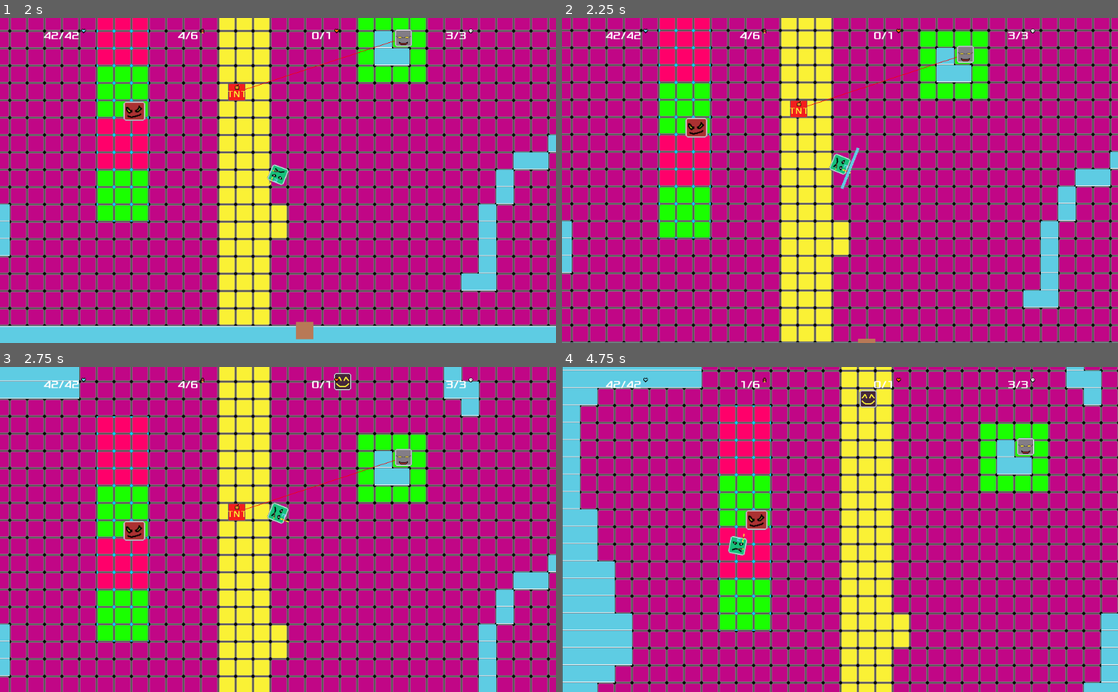
Above: before the commit, frames 1-4 (two rows, left to right).
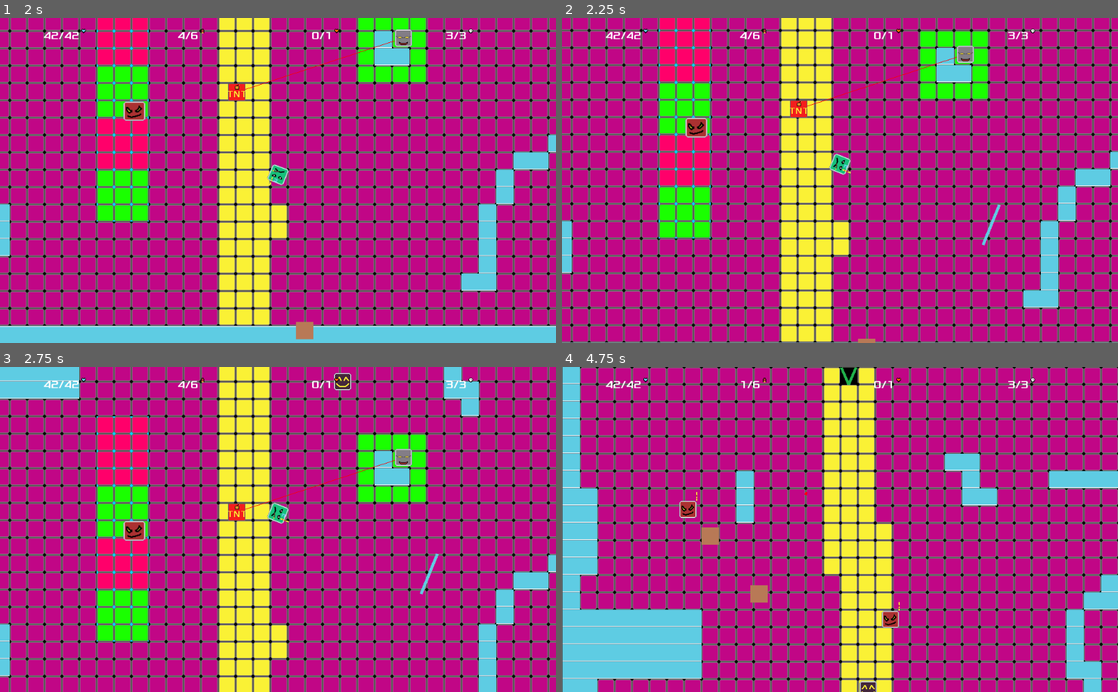
Above: after the commit, the same moments.

Repository: valent20000/gamejam1
Game: Godot game, scene res://TitleScreen.tscn
Two runs of this game, one before a commit and one after it. Both use one fixed random seed, a clock stepped at 60 frames per second and the inputs below.
Inputs (mouse positions are in pixels of both pictures, inside the frame that each line leads up to):
- Up to frame 1 (2 s): click (278, 213) at 0.5 s; move the mouse to (250, 245) at 1.27 s; press the mouse at (250, 245) at 1.28 s; hold Up (ui_up) from 1.28 s (still down)
- Up to frame 2 (2.25 s): keep holding Up (ui_up); move the mouse to (1006, 229) at 2.02 s; release the mouse at (1006, 229) at 2.03 s; right-click (1006, 229) at 2.1 s
- Up to frame 3 (2.75 s): keep holding Up (ui_up)
- Up to frame 4 (4.75 s): move the mouse to (673, 480) at 2.77 s; release Up (ui_up) at 2.78 s; press the mouse at (673, 480) at 2.78 s; hold Left (ui_left) 2.78-4.28 s; move the mouse to (867, 529) at 3.52 s; release the mouse at (867, 529) at 3.53 s; right-click (867, 529) at 3.6 s; move the mouse to (756, 448) at 4.27 s; press the mouse at (756, 448) at 4.28 s; hold Down (ui_down) from 4.28 s (still down)

Frame 1 is identical in both runs. In frame 2, 0.2% of the frame differs, in the area x 50-79%, y 39-71%; in frame 3, less than 0.1%; in frame 4, 45%, in the area x 0-100%, y 0-100%.

Commit message:
Brute smash

Diff:
--- a/squaretaker/Brute/Brute.gd
+++ b/squaretaker/Brute/Brute.gd
@@ -77,7 +77,9 @@
 signal swing
 
 func _on_Hurtbox_body_entered(body: Node) -> void:
+	print("hurtbox")
 	if (body.is_in_group("good")):
+		print("hurt")
 		body.lives -= 2
 		emit_signal("swing")
 		moving = false
--- a/squaretaker/Brute/Brute.tscn
+++ b/squaretaker/Brute/Brute.tscn
@@ -60,7 +60,6 @@
 shape = SubResource( 5 )
 
 [node name="HitCooldown" type="Timer" parent="."]
-wait_time = 0.5
 one_shot = true
 [connection signal="body_entered" from="FOV" to="." method="_on_FOV_body_entered"]
 [connection signal="body_entered" from="Hitbox" to="." method="_on_Hitbox_body_entered"]
--- a/squaretaker/Levels/LevelTemplate/LevelTemplate.tscn
+++ b/squaretaker/Levels/LevelTemplate/LevelTemplate.tscn
@@ -31,8 +31,6 @@
 [ext_resource path="res://assets/new/wall2.png" type="Texture" id=29]
 [ext_resource path="res://assets/new/wall3.png" type="Texture" id=30]
 [ext_resource path="res://assets/new/wall4.png" type="Texture" id=31]
-[ext_resource path="res://assets/ost/Music/TakeCare_Levelbgm.wav" type="AudioStream" id=32]
-
 [ext_resource path="res://Brute/Brute.tscn" type="PackedScene" id=32]
 
 [sub_resource type="ConvexPolygonShape2D" id=1]
@@ -42,35 +40,35 @@
 vertices = PoolVector2Array( 0, 0, 32, 0, 32, 32, 0, 32 )
 polygons = [ PoolIntArray( 0, 1, 2, 3 ) ]
 
+[sub_resource type="NavigationPolygon" id=3]
+vertices = PoolVector2Array( 0, 0, 32, 0, 32, 32, 0, 32 )
+polygons = [ PoolIntArray( 0, 1, 2, 3 ) ]
+
+[sub_resource type="NavigationPolygon" id=4]
+vertices = PoolVector2Array( 0, 0, 32, 0, 32, 32, 0, 32 )
+polygons = [ PoolIntArray( 0, 1, 2, 3 ) ]
+
+[sub_resource type="NavigationPolygon" id=5]
+vertices = PoolVector2Array( 0, 0, 32, 0, 32, 32, 0, 32 )
+polygons = [ PoolIntArray( 0, 1, 2, 3 ) ]
+
+[sub_resource type="NavigationPolygon" id=6]
+vertices = PoolVector2Array( 0, 0, 32, 0, 32, 32, 0, 32 )
+polygons = [ PoolIntArray( 0, 1, 2, 3 ) ]
+
+[sub_resource type="NavigationPolygon" id=7]
+vertices = PoolVector2Array( 0, 0, 32, 0, 32, 32, 0, 32 )
+polygons = [ PoolIntArray( 0, 1, 2, 3 ) ]
+
 [sub_resource type="NavigationPolygon" id=8]
 vertices = PoolVector2Array( 0, 0, 32, 0, 32, 32, 0, 32 )
 polygons = [ PoolIntArray( 0, 1, 2, 3 ) ]
 
-[sub_resource type="NavigationPolygon" id=6]
-vertices = PoolVector2Array( 0, 0, 32, 0, 32, 32, 0, 32 )
-polygons = [ PoolIntArray( 0, 1, 2, 3 ) ]
-
-[sub_resource type="NavigationPolygon" id=7]
-vertices = PoolVector2Array( 0, 0, 32, 0, 32, 32, 0, 32 )
-polygons = [ PoolIntArray( 0, 1, 2, 3 ) ]
-
 [sub_resource type="NavigationPolygon" id=9]
 vertices = PoolVector2Array( 0, 0, 32, 0, 32, 32, 0, 32 )
 polygons = [ PoolIntArray( 0, 1, 2, 3 ) ]
 
-[sub_resource type="NavigationPolygon" id=10]
-vertices = PoolVector2Array( 0, 0, 32, 0, 32, 32, 0, 32 )
-polygons = [ PoolIntArray( 0, 1, 2, 3 ) ]
-
-[sub_resource type="NavigationPolygon" id=11]
-vertices = PoolVector2Array( 0, 0, 32, 0, 32, 32, 0, 32 )
-polygons = [ PoolIntArray( 0, 1, 2, 3 ) ]
-
-[sub_resource type="NavigationPolygon" id=12]
-vertices = PoolVector2Array( 0, 0, 32, 0, 32, 32, 0, 32 )
-polygons = [ PoolIntArray( 0, 1, 2, 3 ) ]
-
-[sub_resource type="TileSet" id=3]
+[sub_resource type="TileSet" id=10]
 0/name = "wall.png 0"
 0/texture = ExtResource( 2 )
 0/tex_offset = Vector2( 0, 0 )
@@ -436,19 +434,17 @@
 [node name="CollisionShape2D" type="CollisionShape2D" parent="StoryEvents/1"]
 
 [node name="Music" type="AudioStreamPlayer" parent="."]
-stream = ExtResource( 32 )
 autoplay = true
-
+[connection signal="path_to_victim" from="." to="EnemyContainer/Brute" method="_on_LevelTemplate_path_to_victim"]
 [connection signal="path_to_victim" from="." to="EnemyContainer/Enemy" method="_on_LevelTemplate_path_to_victim"]
-[connection signal="path_to_victim" from="." to="EnemyContainer/Brute" method="_on_LevelTemplate_path_to_victim"]
 [connection signal="path_to_victim" from="." to="EnemyContainer/Enemy2" method="_on_LevelTemplate_path_to_victim"]
 [connection signal="hit" from="Player" to="Foreground/HUD" method="_on_Player_hit"]
 [connection signal="reload" from="Player" to="Foreground/HUD" method="_on_Player_reload"]
+[connection signal="shoot" from="Player" to="Foreground/HUD" method="_on_Player_shoot"]
 [connection signal="shoot" from="Player" to="BulletSystem" method="_on_shoot"]
-[connection signal="shoot" from="Player" to="Foreground/HUD" method="_on_Player_shoot"]
 [connection signal="body_entered" from="Objective" to="Victim" method="_on_Objective_body_entered"]
 [connection signal="hit" from="Victim" to="Foreground/HUD" method="_on_Victim_hit"]
-[connection signal="swing" from="EnemyContainer/Brute" to="Victim" method="_on_Brute_swing"]
+[connection signal="swing" from="EnemyContainer/Brute" to="Player" method="check_death"]
 [connection signal="swing" from="EnemyContainer/Brute" to="Victim" method="check_death"]
 [connection signal="victim_spotted" from="EnemyContainer/Brute" to="." method="_on_victim_spotted"]
 [connection signal="death" from="EnemyContainer/Enemy" to="Foreground/HUD" method="_on_Enemy_death"]
--- a/squaretaker/Player.tscn
+++ b/squaretaker/Player.tscn
@@ -46,7 +46,7 @@
 drag_margin_bottom = 0.1
 
 [node name="Shield" parent="." instance=ExtResource( 4 )]
-position = Vector2( 0, -20 )
+position = Vector2( 0, -300 )
 [connection signal="fire" from="." to="Gun" method="_on_fire"]
 [connection signal="reload" from="Gun" to="." method="_on_Gun_reload"]
 [connection signal="shoot" from="Gun" to="." method="_on_Gun_shoot"]
--- a/squaretaker/Shield/Shield.tscn
+++ b/squaretaker/Shield/Shield.tscn
@@ -7,6 +7,7 @@
 extents = Vector2( 40.1729, 2.53711 )
 
 [node name="Shield" type="StaticBody2D"]
+collision_mask = 63
 script = ExtResource( 2 )
 
 [node name="CollisionShape2D" type="CollisionShape2D" parent="."]
@@ -22,7 +23,7 @@
 one_shot = true
 
 [node name="ShieldDuration" type="Timer" parent="."]
-wait_time = 0.5
+wait_time = 100.0
 one_shot = true
 [connection signal="timeout" from="ShieldCooldown" to="." method="_on_ShieldCooldown_timeout"]
 [connection signal="timeout" from="ShieldDuration" to="." method="_on_ShieldDuration_timeout"]
Not shown: 11 places in squaretaker/Levels/LevelTemplate/LevelTemplate.tscn that only renumber resources
